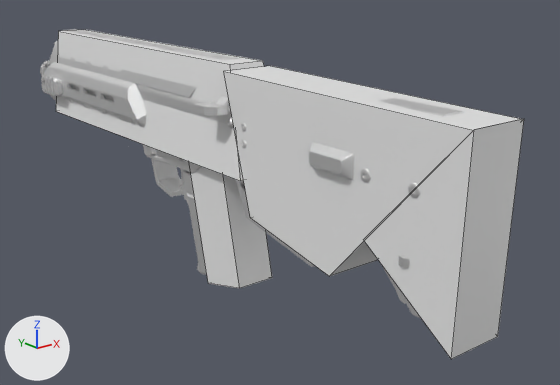
The FBX model SampleMod_NewWeapon/Assets/Weapons/Rifles/SampleWeapon_01/SampleWeapon_01.fbx as it was, and as the next commit left it.
One viewpoint serves both versions: a 50 mm camera at (-0.402, -0.644, 0.214) aimed at (0.06, -0.067, -0.017). Every picture has the same lights, and +X, +Y and +Z are marked at lower left. Mesh edges are drawn as thin lines on the coarser meshes. Objects named as collision shapes, trigger or cutter boxes, shadow casters or lower levels of detail are left out. Where no turn or scale is listed for an object, it has been applied to the vertices. Vertices at the same position are counted once.

Before the edit, the objects in view are built like this:
```python
me_firegeo = bpy.data.meshes.new('firegeo')
me_firegeo.from_pydata(...)  # 38 vertices, 29 faces; spans x -0.028..0.029, y -0.557..0.119, z -0.123..0.096
me_firegeo.materials.append(mat_weapon_plastic_7f153655d1f9ecd8)  # white #e7e7e7
me_object_nnn20 = bpy.data.meshes.new('object_NNN20')
me_object_nnn20.from_pydata(...)  # 2245 vertices, 4221 faces; spans x -0.041..0.041, y -0.424..0.186, z -0.054..0.096
me_object_nnn20.materials.append(mat_msbs_01_co)  # its picture is missing
me_object_nnn7 = bpy.data.meshes.new('object_NNN7')
me_object_nnn7.from_pydata(...)  # 112 vertices, 208 faces; spans x -0.0456..0.0456, y -0.2042..-0.1808, z 0.0538..0.0773
me_object_nnn7.materials.append(mat_msbs_01_co)  # its picture is missing
ob_body_01_lod0 = bpy.data.objects.new('body_01_LOD0', me_object_nnn20)
ob_body_01_lod0.location = (0.0004, 0.1011, 0.0247)
ob_ch_handle_lod0 = bpy.data.objects.new('ch_handle_LOD0', me_object_nnn7)
ob_ch_handle_lod0.location = (0.0004, 0.1011, 0.0247)
ob_utm_weapon = bpy.data.objects.new('UTM_Weapon', me_firegeo)
ob_utm_weapon.location = (0.0, 0.1979, 0.0241)
# also in view: 'body_02_LOD0' at (0.0, -0.015, 0.009)
```
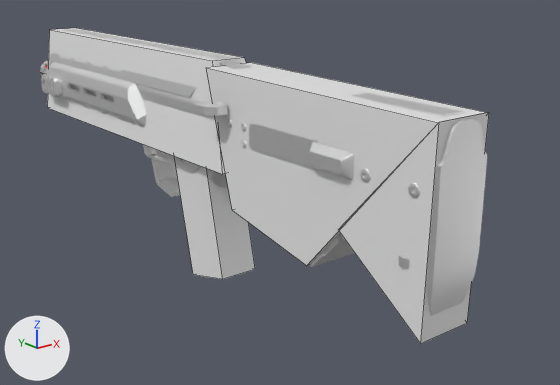
Where the newer file only moved an object's origin or applied its transform, the numbers keep the older frame.

Boxes (x1, y1, x2, y2) around the edits, measured in the pictures (560 x 385 px):
'UTM_Weapon', mesh moved
    before: (56, 30, 524, 359)
    after: (41, 28, 489, 344)
'body_02_LOD0', unchanged, uncovered by the edit
    before: (184, 98, 464, 318)
    after: (209, 98, 487, 316)
'dust_cover_LOD0', unchanged, uncovered by the edit
    after: (249, 123, 319, 171)

Edits to the bpy script that builds the scene:
```text
Change me_firegeo:
    where me_firegeo.from_pydata(...)  # 38 vertices, 29 faces; spans x -0.028..0.029, y -0.557..0.119, z -0.123..0.096
    used by ob_utm_weapon; location = (0.0, 0.1979, 0.0241)
    me_firegeo part 1: the whole mesh is moved by (0.0, 0.027, 0.0)
```
